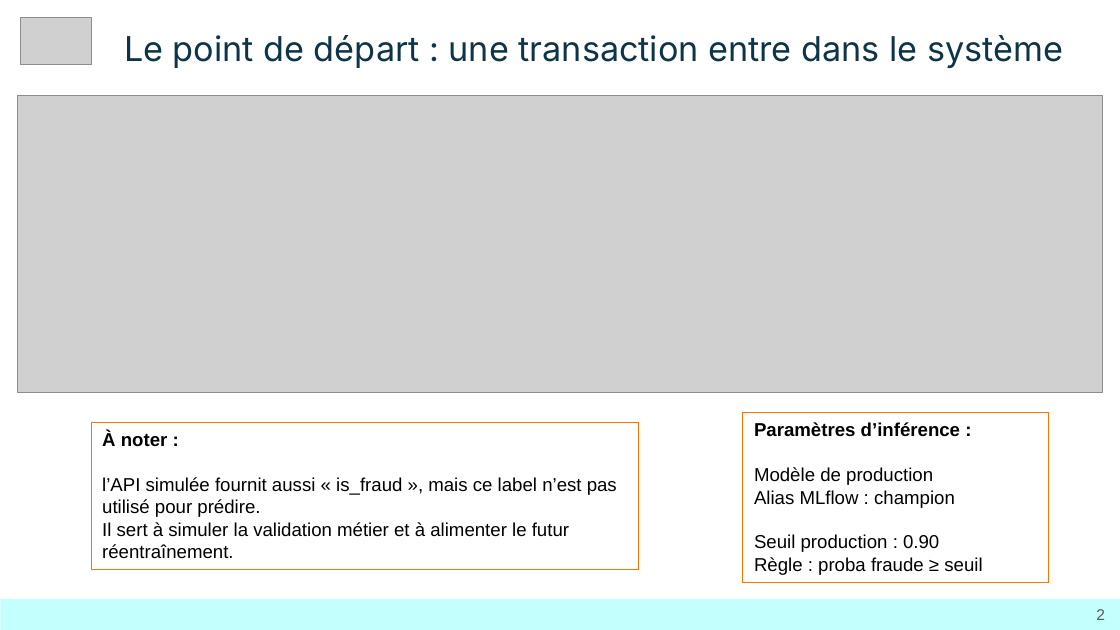
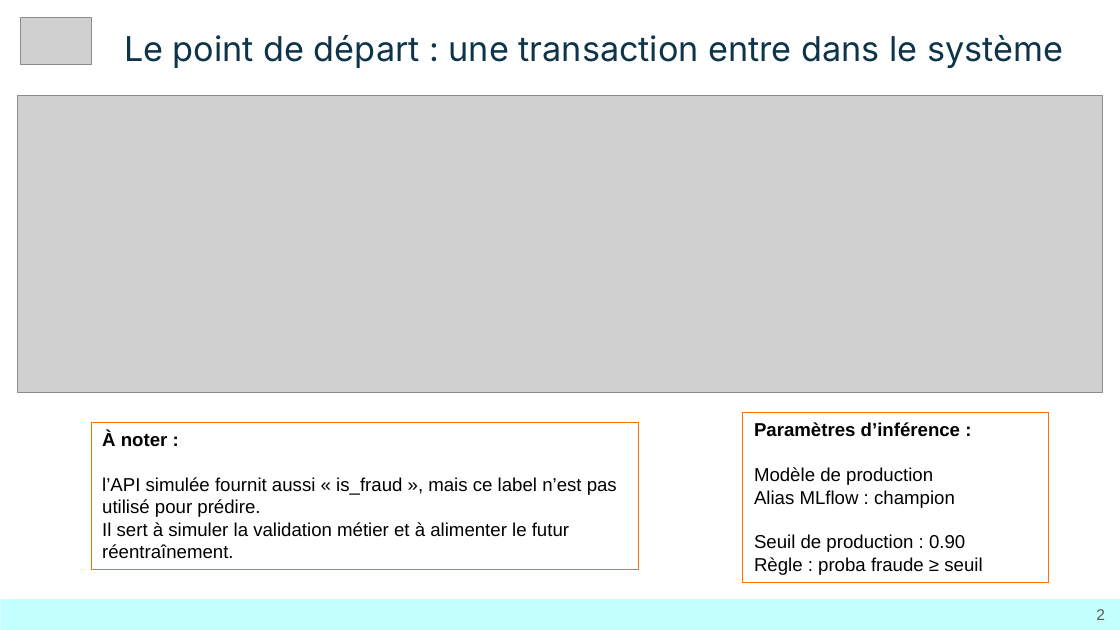
Before and after one commit to mathiascolson/AIA-Bloc-3_Automatic_Fraud_Detection, a slide deck: slide 2 of Bloc3_Automatic-Fraud-Detection.pptx. Drawn at 1120x630 pixels with LibreOffice and Linux fonts; fonts in the diff are those of the drawing; grey boxes stand for pictures. Boxes give left, top, right and bottom in pixels: in the first picture for what was removed or moved away, otherwise in the second. Text is boxed around its words. In the diff, an @@ line names an element or a change of style, - is before the commit and + after.

```diff
--- a/Bloc3_Automatic-Fraud-Detection.pptx
+++ b/Bloc3_Automatic-Fraud-Detection.pptx
@@ text in rectangle at (x1=754, y1=422, x2=982, y2=575): text changed @@
-Paramètres d’inférence :
-Modèle de production
-Alias MLflow : champion
-Seuil production : 0.90
-Règle : proba fraude ≥ seuil
+Paramètres d’inférence :
+Modèle de production
+Alias MLflow : champion
+Seuil de production : 0.90
+Règle : proba fraude ≥ seuil
```
Also in this commit, not shown: 2 other slides changed, 2 other files.
